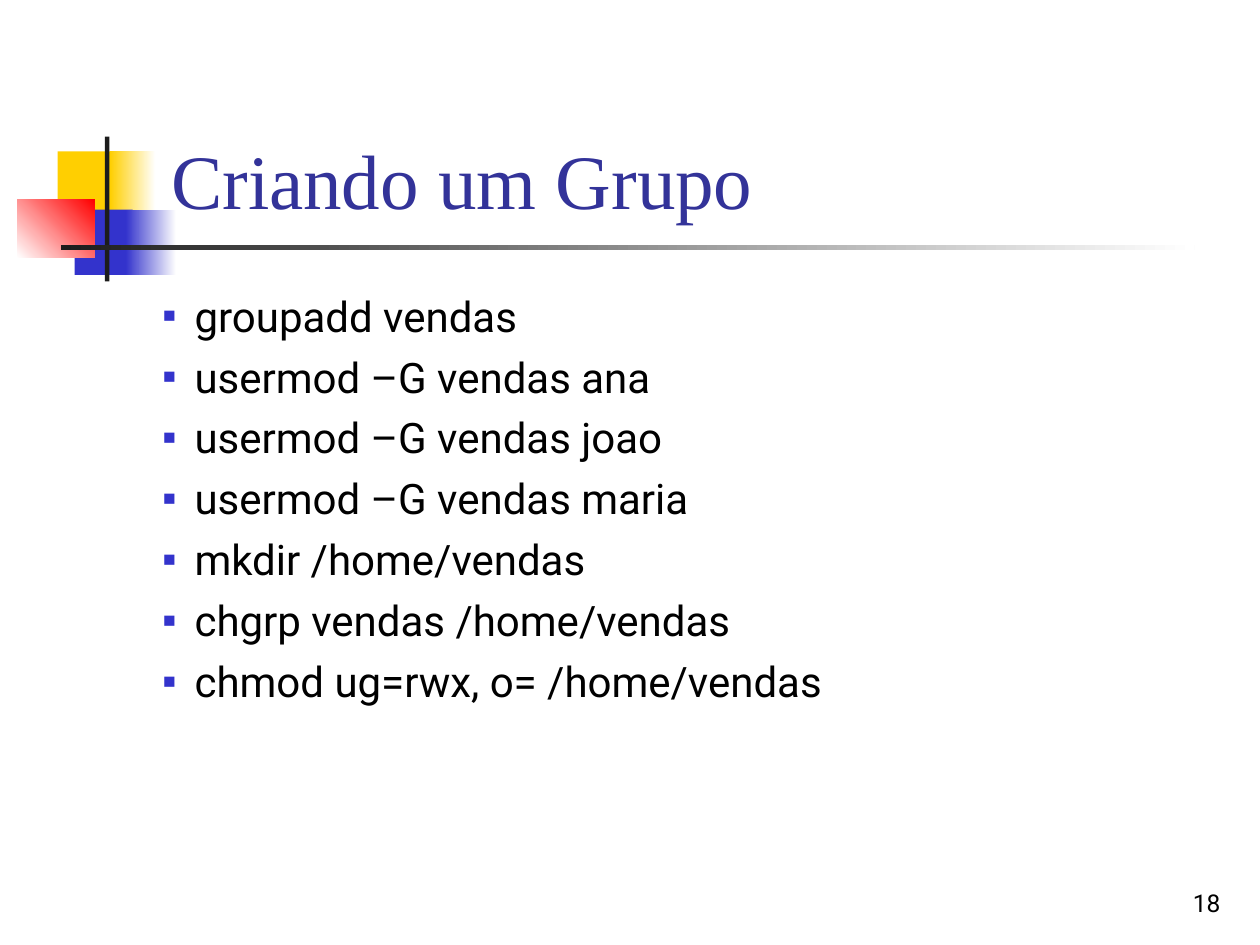
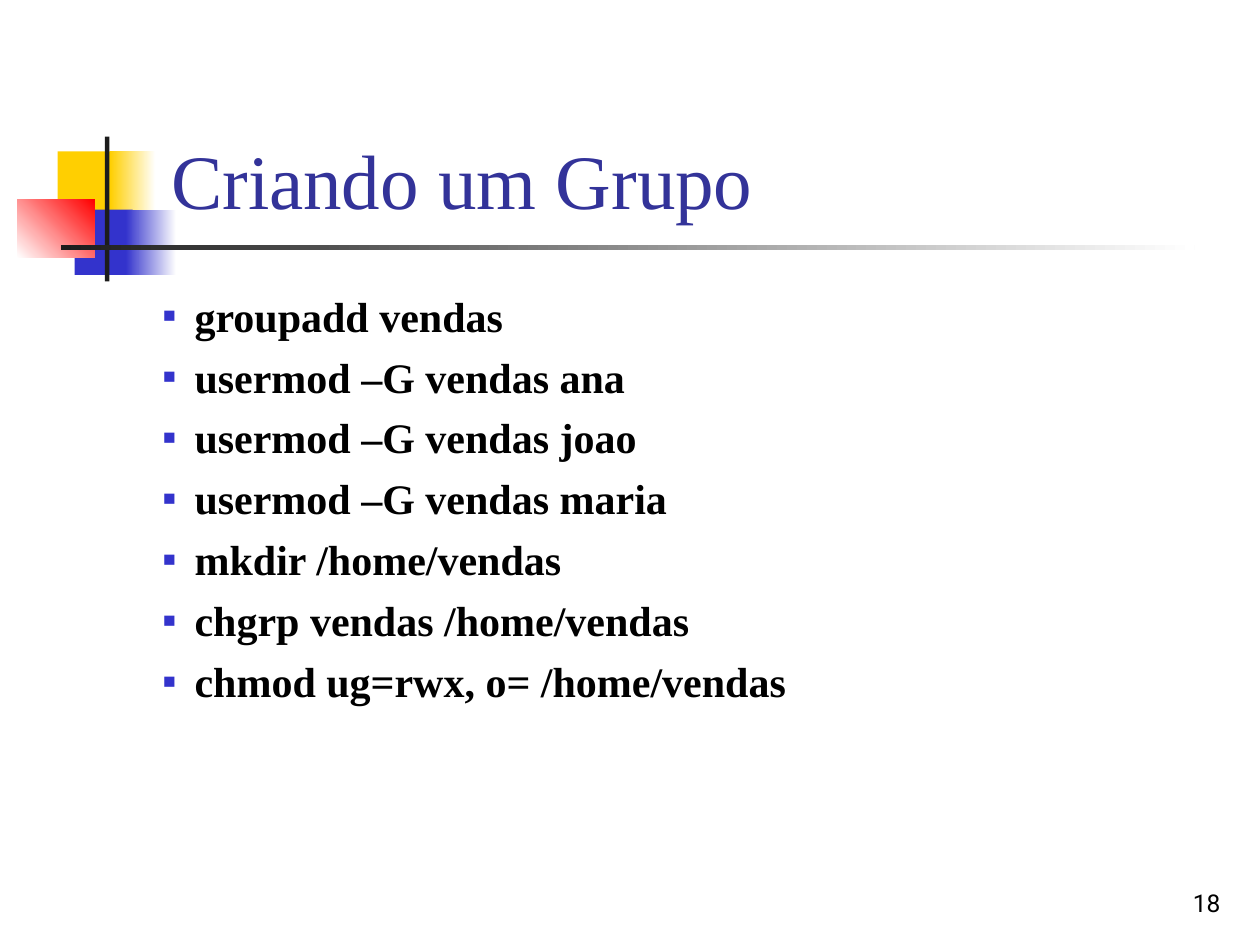
Before and after one commit to IgorSantos1996/SEMAC, a slide deck: slide 18 of Aula - 06 - Administrar Usuarios e Grupos.ppt. Drawn at 1260x945 pixels with LibreOffice and Linux fonts; fonts in the diff are those of the drawing. Boxes give left, top, right and bottom in pixels: in the first picture for what was removed or moved away, otherwise in the second. Text is boxed around its words. In the diff, an @@ line names an element or a change of style, - is before the commit and + after.

```diff
--- a/Aula - 06 - Administrar Usuarios e Grupos.ppt
+++ b/Aula - 06 - Administrar Usuarios e Grupos.ppt
@@ text "groupadd vendas" at (x1=195, y1=303, x2=786, y2=706): font Roboto to Times New Roman, bold on @@
```
Also in this commit, not shown: 4 other slides changed, 1 slide added, 1 slide removed.
